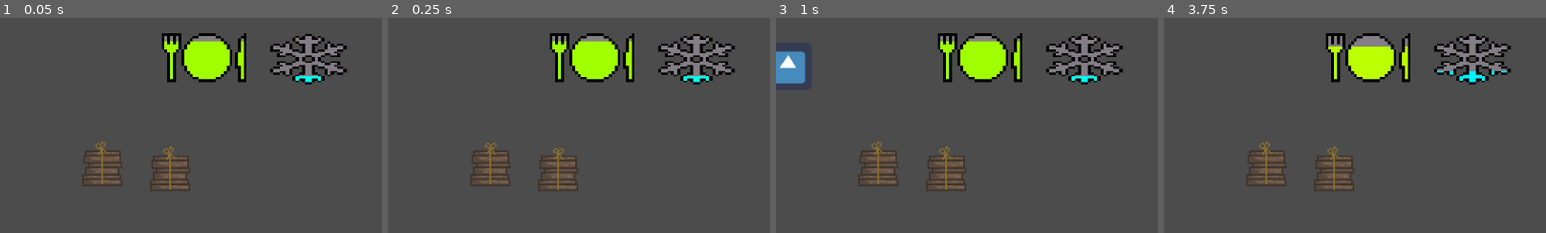
Above: before the commit, frames 1-4 (left to right).
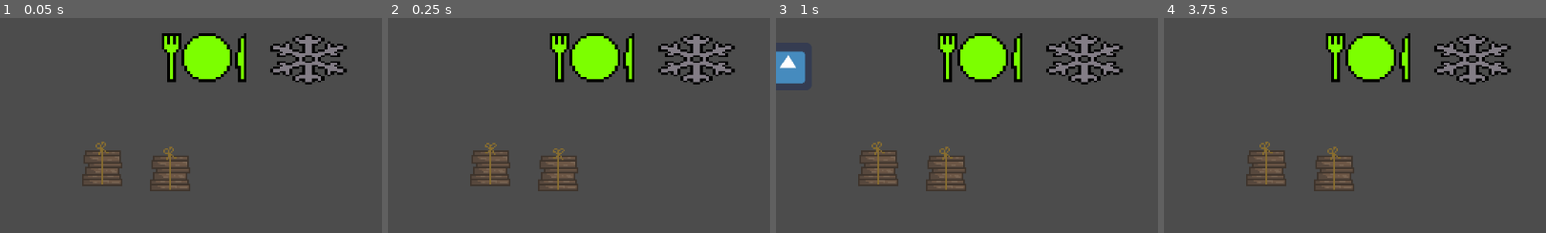
Above: after the commit, the same moments.

Repository: rchin157/gamejamNov2020
Game: Godot game, scene res://Level/BorisTest.tscn
Two runs of this game, one before a commit and one after it. Both use one fixed random seed, a clock stepped at 60 frames per second and the inputs below. The project has no main scene, so this scene is started directly. The engine's default icon, where the game draws it, is replaced by a stand-in: a white triangle on a blue panel in a dark square. Sound files missing from this copy of the repository are replaced by a short silence.
Inputs:
- Up to frame 1 (0.05 s): no input
- Up to frame 2 (0.25 s): no input
- Up to frame 3 (1 s): tap Enter (ui_accept) at 0.5, 0.77 s; hold Right (ui_right) from 0.53 s (still down)
- Up to frame 4 (3.75 s): release Right (ui_right) at 1.28 s; hold Down (ui_down) 1.28-2.03 s; tap Enter (ui_accept) at 1.52, 3.02 s; hold Right (ui_right) 2.03-2.78 s; hold Up (ui_up) 2.78-3.53 s; hold Left (ui_left) from 3.53 s (still down)
The pictures show only the part of the screen within x 50-100%, y 0-50%; the shares and areas given below are measured in that part.

The runs differ from the first frame. In frame 1, 2.6% of the frame differs, in the area x 43-84%, y 8-31%; in frame 2, 2.6%; in frame 3, 2.6%; in frame 4, 2.8%, in the area x 43-90%, y 8-31%.

Commit message:
git push

Diff:
--- a/Entities/Lantern.tscn
+++ b/Entities/Lantern.tscn
@@ -19,7 +19,7 @@
 scale = Vector2( 2, 2 )
 frames = ExtResource( 2 )
 animation = "off"
-frame = 6
+frame = 1
 playing = true
 
 [node name="Area2D" type="Area2D" parent="."]
--- a/Scripts/Beta.gd
+++ b/Scripts/Beta.gd
@@ -24,6 +24,8 @@
 	passiveDirection = Vector2.LEFT
 	pass # Replace with function body.
 
+func get_interactable():
+	return true
 
 # Called every frame. 'delta' is the elapsed time since the previous frame.
 func _process(delta):
@@ -105,9 +107,9 @@
 		walking = true
 		walkTimer = 2
 
-func action_tick(tooltime):
+func action_tick(tooltime,delta):
 	Music.toggleSong(6,true)
-	return .action_tick(tooltime)
+	return .action_tick(tooltime,delta)
 
 func action_finish(rem: bool):
 	print('generic task complete notification')
--- a/Scripts/Item.gd
+++ b/Scripts/Item.gd
@@ -40,6 +40,9 @@
 
 	_dispose()
 
+func get_pushable():
+	return true
+
 func attemptPush(displace: Vector2, blacklist):
 	blacklist.append(self)
 	var initialpos = get_position()
--- a/Scripts/Lantern.gd
+++ b/Scripts/Lantern.gd
@@ -13,6 +13,9 @@
 var fuel = maxFuel
 var state = 3
 var animator
+
+func get_pushable():
+	return true
 
 func attemptPush(displace: Vector2, blacklist):
 	print('lantern push')
--- a/Scripts/LevelEntity.gd
+++ b/Scripts/LevelEntity.gd
@@ -16,8 +16,8 @@
 	MultiplayerManager.in_world.erase(self)
 	queue_free();
 
-func action_tick(tooltime):
-	return tooltime-1
+func action_tick(tooltime,delta):
+	return tooltime-delta
 
 func action_finish(rem: bool):
 	print('generic task complete notification')
@@ -43,6 +43,13 @@
 func _exit_tree():
 	_dispose();
 
+func get_pushable():
+	return false
+
+
+func get_interactable():
+	return false
+
 func bounce_back(step :float):
 	set_position(Vector2(get_position().x+step,get_position().y))
 	#move_and_slide(Vector2(step,0))
--- a/Scripts/Player.gd
+++ b/Scripts/Player.gd
@@ -4,9 +4,12 @@
 # Declare member variables here. Examples:
 # var a = 2
 # var b = "text"
-const TOOLTIMEMAX = 200;
+const TOOLTIMEMAX = 3;
 var focus = [];
+
 var pfocus = null;
+var pushfocus = [];
+
 var tooltime = TOOLTIMEMAX;
 var velocity = Vector2.ZERO;
 var speed = 800;
@@ -53,18 +56,19 @@
 		else:
 			Music.toggleSong(11,false)
 		if focus.size()>0:
-			check_acting()
-			if(pushing):
+			check_acting(delta)
+			if(pushing and pushfocus.size() >0):
 				var pvelocity
 				if(facing == directions.DOWN or facing == directions.UP):
 					pvelocity = Vector2(0,velocity.y)
 				else:
 					pvelocity = Vector2(velocity.x,0)
-				pfocus.attemptPush(pvelocity,[])
+				for push in pushfocus:
+					push.attemptPush(pvelocity,[])
 		#TogglePushing
 		check_pushing()
-		depleteHunger(1)
-		updateWarmth(dwarm)
+		depleteHunger(1*delta)
+		updateWarmth(dwarm*delta)
 	pass
 
 func check_pushing():
@@ -78,17 +82,14 @@
 
 	pass
 
-func check_acting():
+func check_acting(delta):
 	var check = Input.get_action_strength("ui_accept")
-	if !pfocus == focus[0]:
-		tooltime = TOOLTIMEMAX
-		pfocus = focus[0]
 
 	#var check = Input.get_action_strength("ui_accept")
 	if(acting):
 		if UI != null and check and acting:
 			UI.createProgress(pfocus.get_position())
-		tooltime = pfocus.action_tick(tooltime);
+		tooltime = pfocus.action_tick(tooltime,delta);
 		if(!check):
 			tooltime = TOOLTIMEMAX;
 			acting = false;
@@ -96,7 +97,7 @@
 				UI.removeProgress()
 			pfocus.actionStopped()
 	elif(check and pfocus != null):
-		tooltime = pfocus.action_tick(tooltime);
+		tooltime = pfocus.action_tick(tooltime,delta);
 		acting = true;
 	if(tooltime<=0):
 		doAct();
@@ -176,6 +177,8 @@
 #This runs when something is in the interactable range
 func _on_Area2D_body_entered(body):
 	focus.append(body)
+	calculateFocus();
+	calculatePush();
 	pass # Replace with function body.
 
 
@@ -185,6 +188,8 @@
 		if UI != null:
 			UI.removeProgress();
 	focus.erase(body)
+	calculateFocus();
+	calculatePush();
 	pass # Replace with function body.
 
 func _on_warmthZone_area_entered(area):
@@ -192,6 +197,24 @@
 	dwarm = campfire
 	pass # Replace with function body.
 
+func calculatePush():
+	pushfocus = []
+	for i in range(0,focus.size()):
+		if(focus[i].get_pushable()):
+			pushfocus.append(focus[i])
+
+func calculateFocus():
+	var prior = pfocus
+	pfocus = null
+	for i in range(0,focus.size()):
+		if(focus[i].get_interactable()):
+			pfocus = focus[i]
+	if prior != pfocus:
+		tooltime = TOOLTIMEMAX
+	if pfocus == null:
+		acting = false
+
+
 
 func _on_warmthZone_area_exited(area):
 	dwarm = PASSIVECOOLING
--- a/Scripts/Tree.gd
+++ b/Scripts/Tree.gd
@@ -13,9 +13,9 @@
 	rng.randomize()
 	animator.frame = rng.randi_range(0, 9)
 
-func action_tick(tooltime):
+func action_tick(tooltime,delta):
 	Music.toggleSong(2,true)
-	return .action_tick(tooltime)
+	return .action_tick(tooltime,delta)
 
 func action_finish(rem: bool):
 	var drop = MultiplayerManager.itemSpawner.instance();
@@ -29,6 +29,9 @@
 	_dispose()
 	return
 
+func get_interactable():
+	return true
+
 func actionStopped():
 	Music.toggleSong(2,false)
 
